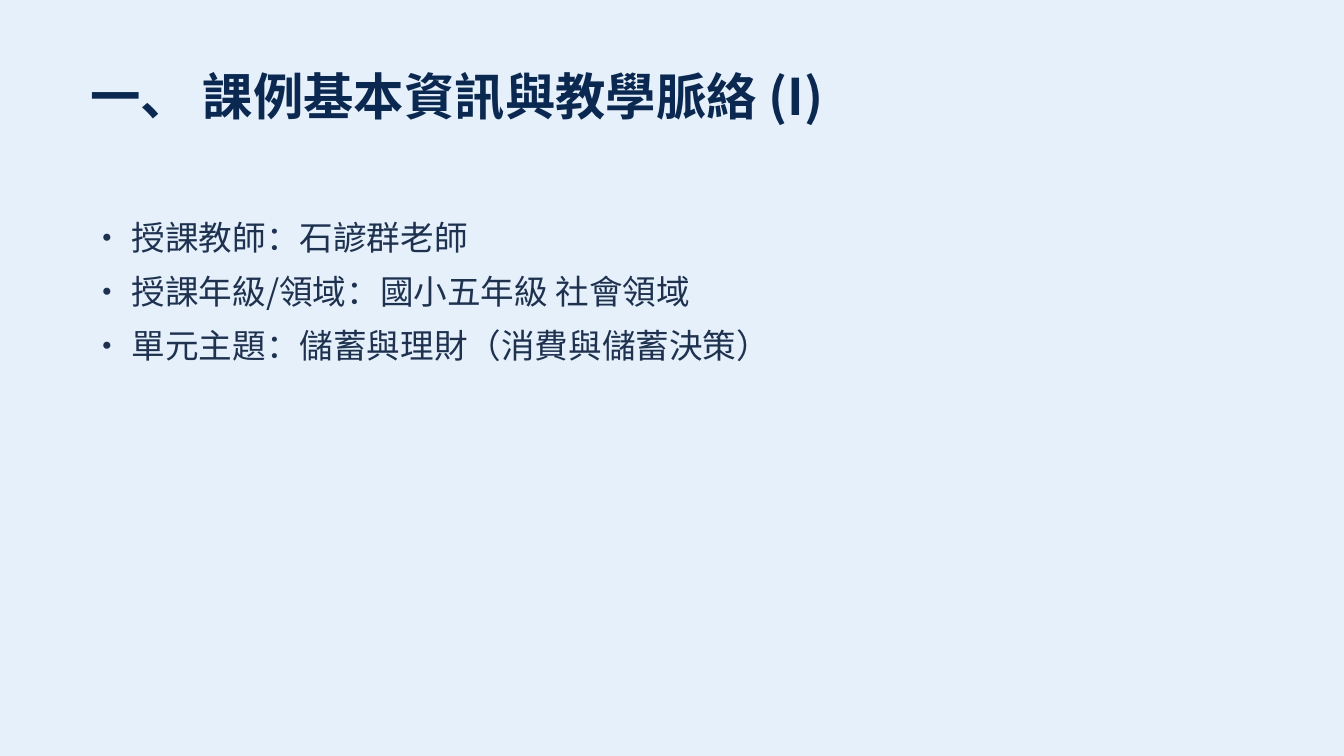
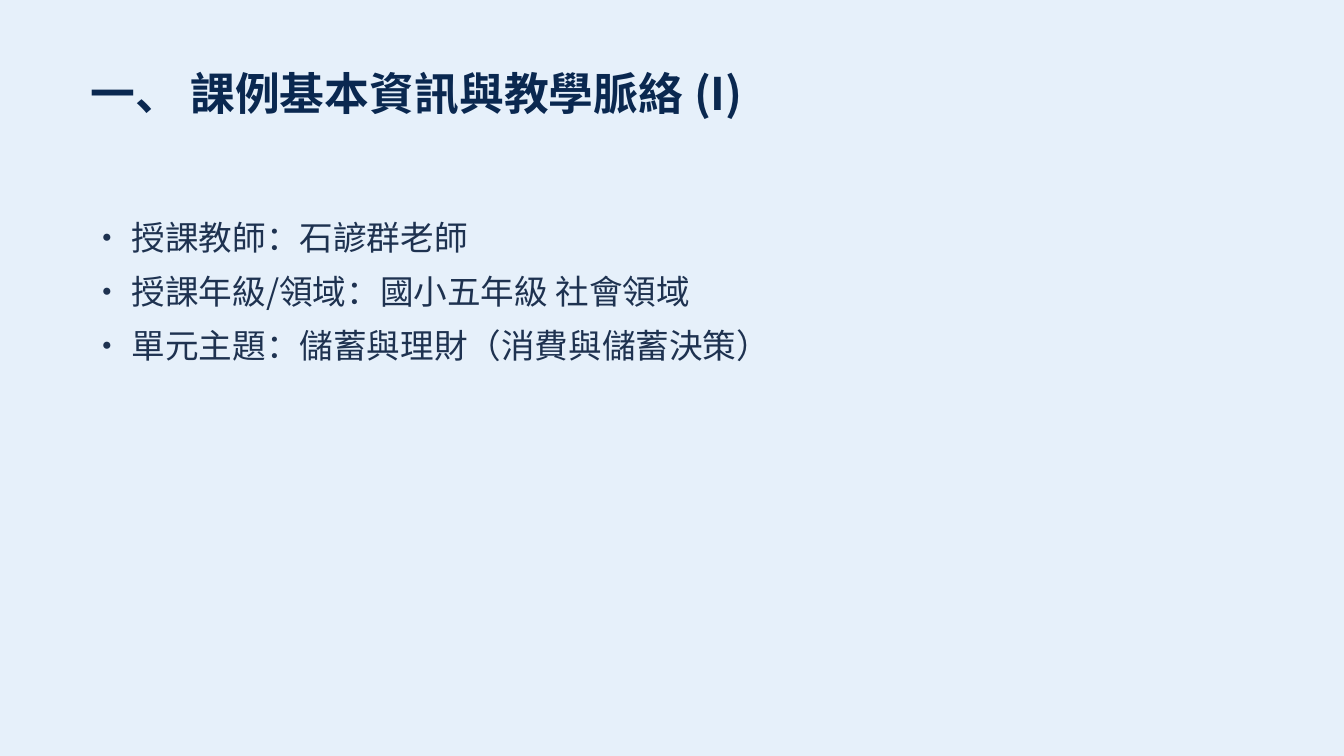
Before and after one commit to sspsapin5566/slc-5th-grade-social-study, a slide deck: slide 2 of output/slides.pptx. Drawn at 1344x756 pixels with LibreOffice and Linux fonts; fonts in the diff are those of the drawing. Boxes give left, top, right and bottom in pixels: in the first picture for what was removed or moved away, otherwise in the second. Text is boxed around its words. In the diff, an @@ line names an element or a change of style, - is before the commit and + after.

Commit message:
style: enlarge body text font size on slide 2+ and correct text/bullet points on slides 3, 6, 8, 9

```diff
--- a/output/slides.pptx
+++ b/output/slides.pptx
@@ text "一、 課例基本資訊與教學脈絡 (I)" at [91, 72, 743, 119]: size 36 to 32 pt @@
```
Also in this commit, not shown: 5 other slides changed, 3 other files.
